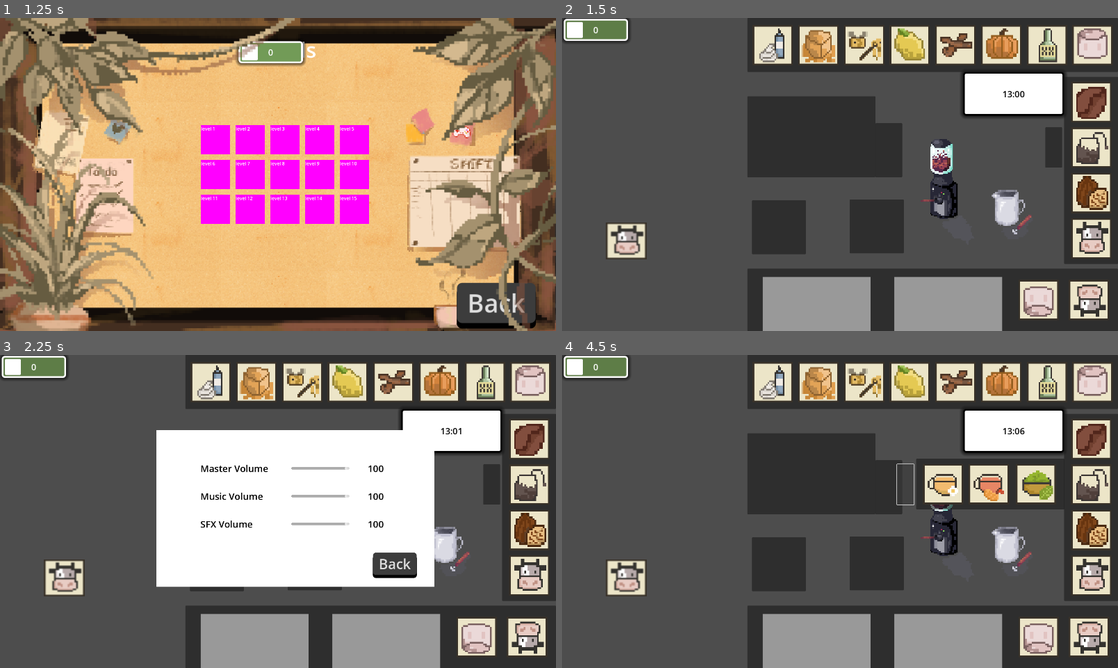
Above: before the commit, frames 1-4 (two rows, left to right).
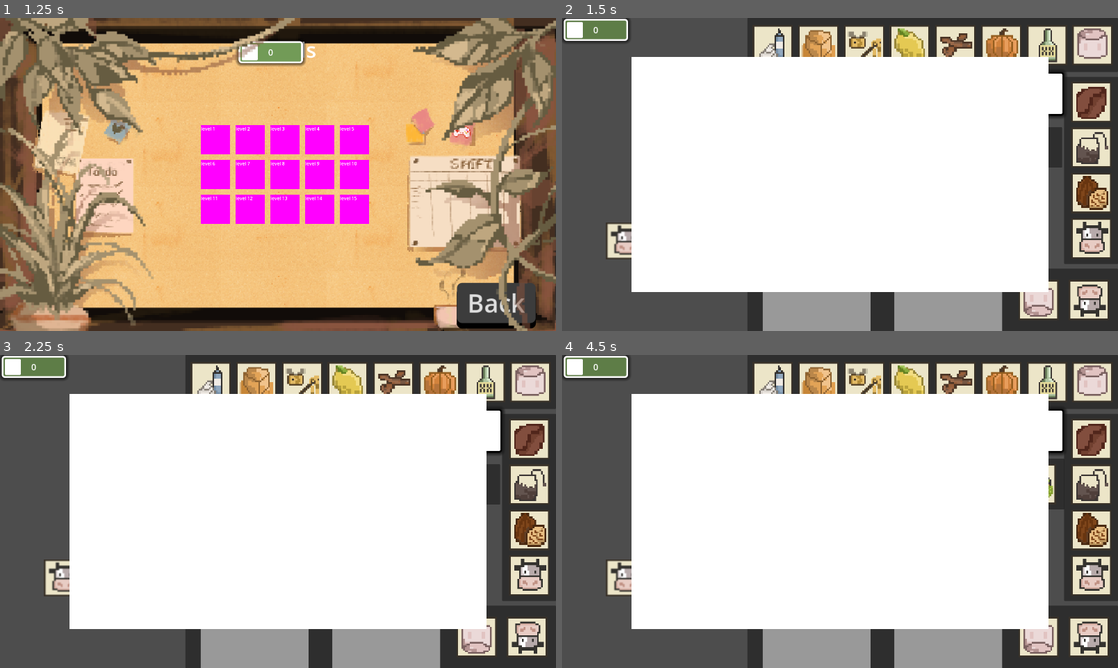
Above: after the commit, the same moments.

Repository: Project-Pixel-UoS/Brew-n-Buzz
Game: Godot game, scene res://scenes/main_menu.tscn
Same seed, same stepped clock (60 frames per second), same inputs: the game is played once before the commit and once after it.
Inputs (mouse positions are in pixels of both pictures, inside the frame that each line leads up to):
- Up to frame 1 (1.25 s): click (278, 208) at 0.5 s
- Up to frame 2 (1.5 s): click "level 1" at 1.25 s
- Up to frame 3 (2.25 s): click (528, 636) at 2 s
- Up to frame 4 (4.5 s): click "Back" at 2.75 s; click (1040, 636) at 3.5 s; click (1051, 483) at 4.25 s

Frame 1 is identical in both runs. In frame 2, 54% of the frame differs, in the area x 12-88%, y 12-88%; in frame 3, 31%; in frame 4, 54%.

Commit message:
[feat]: Implement working settings button
Pauses the current game until clicked off of

Diff:
--- a/assets/main_menu/settings_menu_level.gd
+++ b/assets/main_menu/settings_menu_level.gd
@@ -9,3 +9,4 @@
 
 func _on_button_pressed():
 	settingsLayer.visible = false
+	Engine.time_scale = 1
--- a/scenes/level_1.tscn
+++ b/scenes/level_1.tscn
@@ -1,12 +1,14 @@
-[gd_scene load_steps=35 format=3 uid="uid://clguhfei4o2fg"]
+[gd_scene load_steps=38 format=3 uid="uid://clguhfei4o2fg"]
 
 [ext_resource type="PackedScene" uid="uid://bek4j2yvgcwn8" path="res://assets/main_menu/settings_menu.tscn" id="1_4f0ye"]
 [ext_resource type="Script" path="res://scenes/money_counter.gd" id="2_4qq85"]
 [ext_resource type="Script" path="res://assets/main_menu/settings_menu_level.gd" id="2_lvwfi"]
 [ext_resource type="Script" path="res://scenes/level_manager.gd" id="2_q7cu4"]
 [ext_resource type="Script" path="res://scenes/timer.gd" id="3_sh0uv"]
+[ext_resource type="PackedScene" uid="uid://cor4f38g6u27x" path="res://scenes/pause_menu.tscn" id="4_cm10t"]
 [ext_resource type="PackedScene" uid="uid://n7usixvpisr4" path="res://scenes/platform.tscn" id="4_kra0f"]
 [ext_resource type="PackedScene" uid="uid://boyudpbxnh87s" path="res://scenes/object.tscn" id="5_6bfpp"]
+[ext_resource type="Script" path="res://scenes/pause_menu.gd" id="5_gufwp"]
 [ext_resource type="Script" path="res://scenes/tea_drawer.gd" id="6_7ydoj"]
 [ext_resource type="Texture2D" uid="uid://bej466ttippun" path="res://images/kitchen panel/ingredients/milk.PNG" id="7_6t2pv"]
 [ext_resource type="Script" path="res://scenes/settings_button.gd" id="7_7my2j"]
@@ -19,6 +21,7 @@
 [ext_resource type="Texture2D" uid="uid://pebtaeyx30uc" path="res://images/kitchen panel/machines/bnb_frother_og.png" id="9_lrgjr"]
 [ext_resource type="Texture2D" uid="uid://c3vgqimow5qnu" path="res://images/kitchen panel/ingredients/whippedcream.PNG" id="10_2da5q"]
 [ext_resource type="Texture2D" uid="uid://0m7hc17rio08" path="res://images/kitchen panel/ingredients/marshmallows.PNG" id="11_huvnx"]
+[ext_resource type="Script" path="res://scenes/pause_button.gd" id="11_oodk7"]
 [ext_resource type="Texture2D" uid="uid://cra7ey65ac01n" path="res://images/kitchen panel/ingredients/cinnamonsticks.PNG" id="12_fl4k1"]
 [ext_resource type="Texture2D" uid="uid://bv21buat5ru68" path="res://images/kitchen panel/ingredients/liquor.PNG" id="13_ukxhq"]
 [ext_resource type="Texture2D" uid="uid://chhg3bdelfhie" path="res://images/kitchen panel/ingredients/honey.PNG" id="14_yfrnt"]
@@ -74,26 +77,40 @@
 
 [node name="Level1" type="Node2D"]
 
-[node name="SettingsLayer" type="CanvasLayer" parent="."]
-unique_name_in_owner = true
-
-[node name="TextureRect" type="TextureRect" parent="SettingsLayer"]
-offset_left = 540.0
-offset_top = 260.0
-offset_right = 1500.0
-offset_bottom = 800.0
-texture = SubResource("CanvasTexture_8bbxd")
-
-[node name="settings_menu" parent="SettingsLayer" instance=ExtResource("1_4f0ye")]
-unique_name_in_owner = true
-offset_left = 540.0
-offset_top = 260.0
-offset_right = -430.0
-offset_bottom = -280.0
-script = ExtResource("2_lvwfi")
-
 [node name="LevelManager" type="Node" parent="."]
 script = ExtResource("2_q7cu4")
+
+[node name="SettingsLayer" type="CanvasLayer" parent="."]
+unique_name_in_owner = true
+
+[node name="TextureRect" type="TextureRect" parent="SettingsLayer"]
+offset_left = 240.0
+offset_top = 135.0
+offset_right = 1680.0
+offset_bottom = 945.0
+texture = SubResource("CanvasTexture_8bbxd")
+
+[node name="settings_menu" parent="SettingsLayer" instance=ExtResource("1_4f0ye")]
+unique_name_in_owner = true
+offset_left = 240.0
+offset_top = 135.0
+offset_right = -240.0
+offset_bottom = -135.0
+script = ExtResource("2_lvwfi")
+
+[node name="PauseLayer" type="CanvasLayer" parent="."]
+unique_name_in_owner = true
+
+[node name="TextureRect" type="TextureRect" parent="PauseLayer"]
+offset_left = 240.0
+offset_top = 135.0
+offset_right = 1680.0
+offset_bottom = 945.0
+texture = SubResource("CanvasTexture_8bbxd")
+
+[node name="pause_menu" parent="PauseLayer" instance=ExtResource("4_cm10t")]
+unique_name_in_owner = true
+script = ExtResource("5_gufwp")
 
 [node name="TimerContainer" type="Panel" parent="."]
 anchors_preset = 5
@@ -227,6 +244,7 @@
 texture_normal = ExtResource("11_huvnx")
 stretch_mode = 0
 flip_v = true
+script = ExtResource("11_oodk7")
 
 [node name="Machines" type="Node" parent="."]
 
@@ -460,4 +478,5 @@
 
 [connection signal="timeout" from="TimerContainer/Timer" to="TimerContainer/Timer" method="_on_timeout"]
 [connection signal="pressed" from="SettingsButton" to="SettingsButton" method="open_settings"]
+[connection signal="pressed" from="PauseButton" to="PauseButton" method="_on_pressed"]
 [connection signal="pressed" from="Ingredients/DrawerButton" to="Ingredients/DrawerButton" method="drawer_press"]
--- a/scenes/settings_button.gd
+++ b/scenes/settings_button.gd
@@ -1,8 +1,8 @@
 extends TextureButton
 @onready var settingsLayer = %SettingsLayer
-
 func _ready() -> void:
 	settingsLayer.visible = false
 
 func open_settings():
 	settingsLayer.visible = true
+	Engine.time_scale = 0
